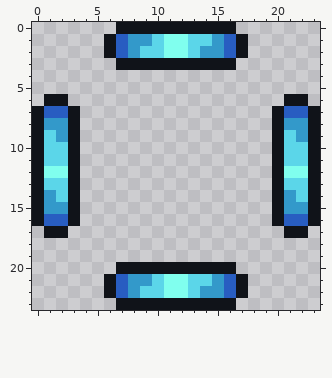
Two states of a pixel-art sprite, lootplot.juice/assets/slot_mana_charges/slot_mana_charge_4.png. The picture above was drawn from the file before the commit.
The file is 24x24 pixels.
And afterwards:
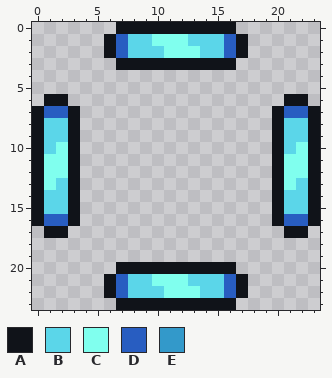
Palette (. is transparent): A #101319  B #5bd6e9  C #80ffee  D #285dc1  E #3399ca
Commit: Made mana visuals better
Change:
Changed rows in their new state; - is an unchanged pixel.
first column x 8:
 1 BBC----B
 2 B----CBB
first column x 1:
 8 BB------------------BB
 9 -B-------------------B
10 -C-------------------C
11 CC------------------CC
13 C-------------------C-
14 B-------------------B-
15 BB------------------BB
first column x 8:
21 BBC----B
22 B----CBB
